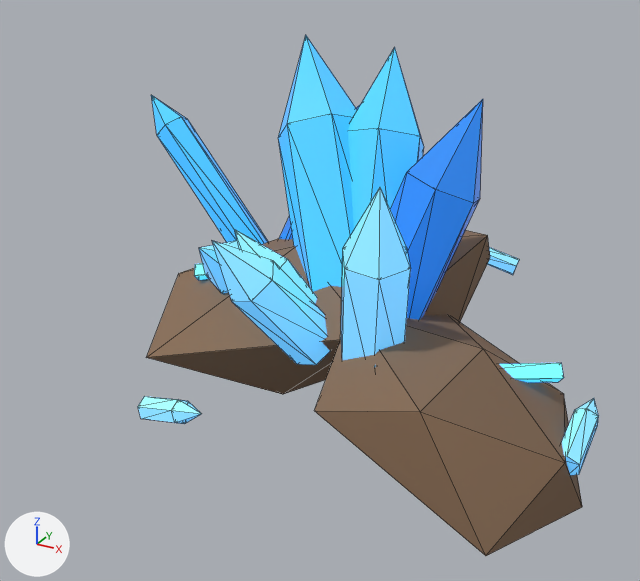
The glTF model public/models/minerai.glb as it was, and as the next commit left it.
The view is the same before and after, from a 50 mm lens placed at (0.93, -1.874, 1.084), pointed at (-0.104, 0.006, 0.145). Every picture has the same lights, and +X, +Y and +Z are marked at lower left. The first picture is the older version. Mesh edges are drawn as thin lines. Where no turn or scale is listed for an object, it has been applied to the vertices. Vertices at exactly the same position are counted once.

The older version as bpy lines, for what is in view:
```python
me_icosphere = bpy.data.meshes.new('Icosphere')
me_icosphere.from_pydata(...)  # 231 vertices, 454 faces; spans x -0.73..0.81, y -0.64..0.69, z -0.21..0.7
# faces by material slot: [40, 240, 90, 60, 24]
me_icosphere.materials.append(mat_boulder)
me_icosphere.materials.append(mat_crystal_pale)
me_icosphere.materials.append(mat_crystal)
me_icosphere.materials.append(mat_crystal_deep)
me_icosphere.materials.append(mat_crystal_vein)
ob_minerai = bpy.data.objects.new('minerai', me_icosphere)
ob_minerai.location = (-0.15, 0.1, 0.05)
```
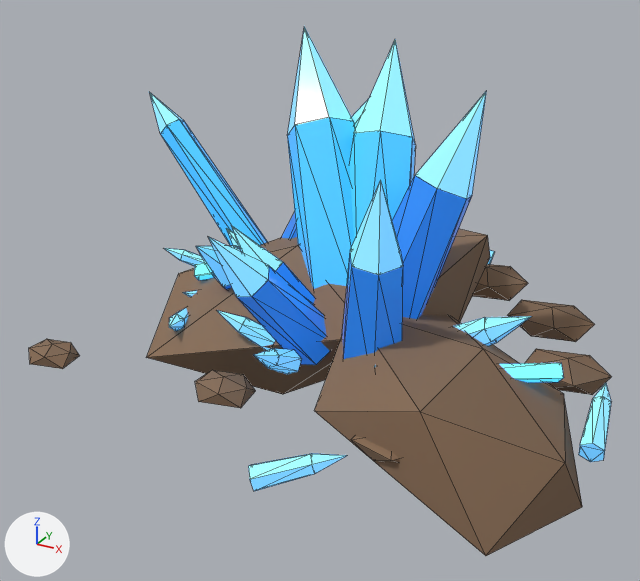
Boxes [x1, y1, x2, y2] around the edits, measured in the pictures (640 x 581 px; the box of a moved part takes in the faces that stretch with it):
'minerai', reshaped (26% wider)
    before: [138, 35, 599, 556]
    after: [29, 26, 611, 556]
part 1 of me_icosphere, added
    after: [195, 370, 255, 408]
part 2 of me_icosphere, added
    after: [29, 339, 80, 369]
part 3 of me_icosphere, moved or reshaped
    before: [138, 396, 201, 424]
    after: [217, 310, 276, 351]
part 4 of me_icosphere, added
    after: [254, 348, 302, 374]
part 5 of me_icosphere, added (mostly hidden)
    after: [226, 228, 240, 248]
part 6 of me_icosphere, moved or reshaped (not visible afterwards)
    before: [407, 99, 483, 203]
part 7 of me_icosphere, moved or reshaped (not visible before)
    after: [184, 290, 197, 297]
part 8 of me_icosphere, added
    after: [149, 92, 183, 133]
part 9 of me_icosphere, added
    after: [180, 250, 205, 267]
part 10 of me_icosphere, added
    after: [164, 248, 184, 260]
part 11 of me_icosphere, moved or reshaped
    before: [562, 398, 599, 475]
    after: [248, 453, 347, 491]
part 12 of me_icosphere, moved or reshaped
    before: [487, 247, 519, 275]
    after: [488, 250, 494, 264]
part 13 of me_icosphere, added
    after: [579, 383, 611, 462]
part 14 of me_icosphere, cut back
    before: [199, 47, 480, 365]
    after: [169, 39, 611, 463]
part 15 of me_icosphere, moved or reshaped
    before: [151, 95, 268, 244]
    after: [160, 119, 267, 246]
part 16 of me_icosphere, edited (looks the same)
    both: [194, 48, 564, 383]
part 17 of me_icosphere, recoloured
    before: [340, 254, 411, 360]
    after: [342, 253, 403, 359]
part 18 of me_icosphere, recoloured
    before: [278, 35, 357, 137]
    after: [287, 26, 353, 135]

Edits to the bpy script that builds the scene:
```text
Change me_icosphere:
    remove me_icosphere.from_pydata(...)  # 231 vertices, 454 faces; spans x -0.73..0.81, y -0.64..0.69, z -0.21..0.7
    add me_icosphere.from_pydata(...)  # 532 vertices, 994 faces; spans x -0.73..0.84, y -0.74..0.72, z -0.21..0.72
    me_icosphere part 1: the loose piece of 12 vertices spanning x 0.12..0.81, y -0.6..0.04, z -0.21..0.14 is copied, and the copy is multiplied about its middle by the matrix ((0.186, -0.101, -0.043), (0.091, 0.189, -0.052), (0.062, 0.027, 0.205)), then moved by (-0.51, -0.16, -0.02); it spans x -0.13..0.04, y -0.5..-0.36, z -0.07..-0.02
    me_icosphere part 2: the loose piece of 12 vertices spanning x 0.12..0.81, y -0.6..0.04, z -0.21..0.14 is copied, and the copy is multiplied about its middle by the matrix ((0.166, -0.091, -0.039), (0.081, 0.169, -0.046), (0.056, 0.024, 0.183)), then moved by (-1.0, -0.22, -0.02); it spans x -0.61..-0.47, y -0.55..-0.44, z -0.08..-0.03
    me_icosphere part 3: the loose piece of 13 vertices spanning x -0.14..0.04, y -0.64..-0.57, z -0.08..0.01 is multiplied about its middle by the matrix ((-0.701, 0.41, 0.192), (-0.404, -0.726, 0.077), (0.204, -0.028, 0.808)), then moved by (0.01, 0.29, 0.08)
    me_icosphere part 4: the loose piece of 13 vertices spanning x -0.1..0.14, y -0.3..-0.13, z -0.02..0.3 is copied, and the copy is multiplied about its middle by the matrix ((0.211, -0.4, -0.017), (0.363, 0.199, -0.183), (0.169, 0.072, 0.414)), then moved by (0.08, -0.19, -0.08); it spans x 0.08..0.14, y -0.5..-0.34, z -0.01..0.1
    me_icosphere part 5: the loose piece of 13 vertices spanning x -0.26..-0.13, y -0.29..0.12, z -0.09..0.23 is copied, and the copy is multiplied about its middle by the matrix ((-0.152, 0.649, -0.074), (-0.653, -0.151, 0.017), (0.0, 0.076, 0.667)), then moved by (0.04, 0.05, 0.0); it spans x -0.31..-0.02, y -0.11..0.02, z -0.03..0.18
    me_icosphere part 6: the loose piece of 7 vertices spanning x 0.26..0.44, y -0.14..0.06, z 0.37..0.62 is multiplied about its middle by the matrix ((0.324, -0.232, 0.088), (0.148, 0.297, 0.237), (-0.199, -0.156, 0.32)), then moved by (-0.02, 0.2, -0.37), in mat_crystal_pale
    me_icosphere part 7: the loose piece of 7 vertices spanning x -0.07..0.1, y 0.09..0.26, z 0.37..0.6 is multiplied about its middle by the matrix ((-0.158, 0.26, -0.118), (-0.174, -0.195, -0.195), (-0.226, -0.031, 0.233)), then moved by (-0.33, -0.3, -0.46), in mat_crystal_pale
    me_icosphere part 8: the loose piece of 7 vertices spanning x -0.07..0.1, y 0.09..0.26, z 0.37..0.6 is copied, and the copy is multiplied about its middle by the matrix ((-0.496, -0.138, -0.169), (0.138, -0.524, 0.021), (-0.169, -0.024, 0.514)), then moved by (-0.67, 0.03, -0.05), in mat_crystal_pale; it spans x -0.73..-0.61, y 0.17..0.24, z 0.36..0.49
    me_icosphere part 9: the loose piece of 12 vertices spanning x -0.3..-0.19, y -0.02..0.19, z -0.08..0.03 is copied, and the copy is multiplied about its middle by the matrix ((0.613, 0.733, 0.087), (-0.738, 0.613, 0.039), (-0.026, -0.092, 0.955)), then moved by (-0.18, -0.01, 0.03); it spans x -0.52..-0.33, y 0.03..0.14, z -0.05..0.06
    me_icosphere part 10: the loose piece of 7 vertices spanning x -0.3..-0.25, y -0.07..0.0, z -0.02..0.03 is copied, and the copy is multiplied about its middle by the matrix ((0.489, 0.585, 0.07), (-0.589, 0.489, 0.031), (-0.02, -0.074, 0.762)), then moved by (-0.25, 0.06, 0.04); it spans x -0.56..-0.5, y 0.02..0.06, z 0.02..0.06
    me_icosphere part 11: the loose piece of 13 vertices spanning x 0.76..0.81, y -0.37..-0.15, z -0.08..0.02 is turned -60.5 degrees about the z axis through its middle and scaled by 0.888, then moved by (-0.48, -0.41, 0.0)
    me_icosphere part 12: the loose piece of 13 vertices spanning x 0.11..0.36, y 0.62..0.69, z -0.08..0.03 is turned 6.8 degrees about the z axis through its middle and scaled by 1.01, then moved by (-0.09, 0.01, 0.0)
    me_icosphere part 13: the loose piece of 13 vertices spanning x 0.76..0.81, y -0.37..-0.15, z -0.08..0.02 is copied, and the copy is turned 6.8 degrees about the z axis through its middle and scaled by 1.01, then moved by (0.02, 0.08, 0.0); it spans x 0.78..0.84, y -0.29..-0.07, z -0.08..0.01
    me_icosphere part 14: 14 vertices moved from x -0.16..0.4, y -0.41..0.2, z 0.31..0.7 to x -0.16..0.39, y -0.4..0.19, z 0.31..0.72; 44 vertices removed from x -0.26..0.44, y -0.45..0.26, z 0.08..0.68; 188 vertices added at x -0.47..0.79, y -0.54..0.6, z -0.1..0.7
    me_icosphere part 15: 7 vertices removed from x -0.73..-0.6, y 0.15..0.26, z 0.35..0.48; 6 vertices added at x -0.68..-0.61, y 0.17..0.24, z 0.36..0.42
    me_icosphere part 16: 103 kept faces spanning x -0.36..0.71, y -0.42..0.24, z -0.09..0.72 get new vertex colours; the middle colour goes from white #f3f3f1 to white #f3f2f2
    me_icosphere part 17: 32 faces spanning x -0.26..0.39, y -0.4..0.12, z -0.09..0.34 switch from mat_crystal_pale to mat_crystal_deep
    me_icosphere part 18: 10 faces spanning x -0.16..0.03, y 0.0..0.19, z 0.43..0.72 switch from mat_crystal to mat_crystal_pale
    other edits to the shape of me_icosphere do not show in these pictures
```
